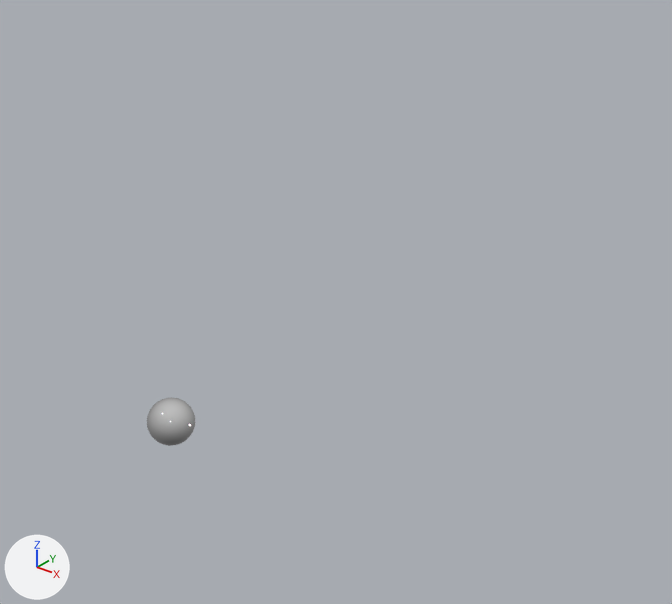
What one commit did to the Blender file Scene.blend.
Both versions are drawn from a camera (50 mm lens) standing at (26.0, -19.5, 21.6) and looking at (1.3, 11.4, 2.4). Every picture has the same lights, and +X, +Y and +Z are marked at lower left. The older version comes first.
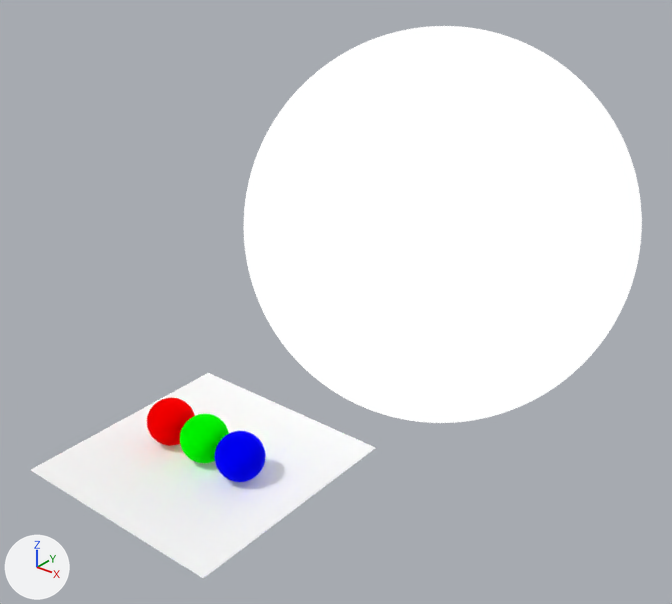
The newer file is also turned or shifted as a whole; pictures and numbers use the older file's frame.

The change, as a list of edits to the scene's bpy script:
```text
Add mat_diffuse_red:
    mat_diffuse_red = principled_material('Diffuse red')
    mat_diffuse_red.base_color = (1.0, 0.0, 0.0)  # red #ff0000
    mat_diffuse_red.metallic = 1.0
    mat_diffuse_red.roughness = 1.0
Add mat_diffuse_blue:
    mat_diffuse_blue = principled_material('Diffuse blue')
    mat_diffuse_blue.base_color = (0.0, 0.0, 1.0)  # blue #0000ff
    mat_diffuse_blue.metallic = 1.0
    mat_diffuse_blue.roughness = 1.0
Add mat_diffuse_green:
    mat_diffuse_green = principled_material('Diffuse green')
    mat_diffuse_green.base_color = (0.0, 1.0, 0.0)  # green #00ff00
    mat_diffuse_green.metallic = 1.0
    mat_diffuse_green.roughness = 1.0
Add mat_emission:
    mat_emission = emission_material('Emission')
    mat_emission.base_color = (1.0, 1.0, 1.0)  # white #ffffff
Add mat_diffuse:
    mat_diffuse = principled_material('Diffuse')
    mat_diffuse.base_color = (1.0, 1.0, 1.0)  # white #ffffff
    mat_diffuse.metallic = 1.0
    mat_diffuse.roughness = 1.0
Change me_icosphere:
    where me_icosphere.from_pydata(...)  # 10242 vertices, 20480 faces; spans x -1.0..1.0, y -1.0..1.0, z -1.0..1.0
    remove me_icosphere.materials.append(mat_glossy)  # white #ffffff
    add me_icosphere.materials.append(mat_diffuse_red)  # red #ff0000
Add me_icosphere_003:
    me_icosphere_003.from_pydata(...)  # 10242 vertices, 20480 faces; spans x -1.0..1.0, y -1.0..1.0, z -1.0..1.0
    me_icosphere_003.polygons.foreach_set('use_smooth', [True] * 20480)
    me_icosphere_003.materials.append(mat_diffuse_blue)  # blue #0000ff
Add me_icosphere_002:
    me_icosphere_002.from_pydata(...)  # 10242 vertices, 20480 faces; spans x -1.0..1.0, y -1.0..1.0, z -1.0..1.0
    me_icosphere_002.polygons.foreach_set('use_smooth', [True] * 20480)
    me_icosphere_002.materials.append(mat_diffuse_green)  # green #00ff00
Add me_icosphere_001:
    me_icosphere_001.from_pydata(...)  # 10242 vertices, 20480 faces; spans x -1.0..1.0, y -1.0..1.0, z -1.0..1.0
    me_icosphere_001.polygons.foreach_set('use_smooth', [True] * 20480)
    me_icosphere_001.materials.append(mat_emission)  # white #ffffff
Add me_plane:
    me_plane.from_pydata([(-1.0, -1.0, 0.0), (1.0, -1.0, 0.0), (-1.0, 1.0, 0.0), (1.0, 1.0, 0.0)], [], [(0, 1, 3, 2)])
    me_plane.materials.append(mat_diffuse)  # white #ffffff
Add ob_icosphere_003:
    ob_icosphere_003 = bpy.data.objects.new('Icosphere.003', me_icosphere_003)
    ob_icosphere_003.location = (4.0, 2.0, 0.0)
Add ob_icosphere_002:
    ob_icosphere_002 = bpy.data.objects.new('Icosphere.002', me_icosphere_002)
    ob_icosphere_002.location = (2.0, 2.0, 0.0)
Add ob_icosphere_001:
    ob_icosphere_001 = bpy.data.objects.new('Icosphere.001', me_icosphere_001)
    ob_icosphere_001.location = (2.0, 19.0, 4.0)
    ob_icosphere_001.scale = (10.0, 10.0, 10.0)
Add ob_plane:
    ob_plane = bpy.data.objects.new('Plane', me_plane)
    ob_plane.location = (2.0, 2.0, -1.0)
    ob_plane.scale = (5.0, 5.0, 5.0)
```

Location of each change, (x1, y1, x2, y2) in pixels of the pictures (672 x 604 px):
'Icosphere.001', added: after (244, 26, 642, 423)
'Plane', added: after (31, 373, 375, 578)
'Icosphere.003', added (blue): after (215, 431, 266, 482)
'Icosphere', recoloured (white to red): (147, 397, 195, 446) in both
'Icosphere.002', added (green): after (180, 414, 229, 463)
